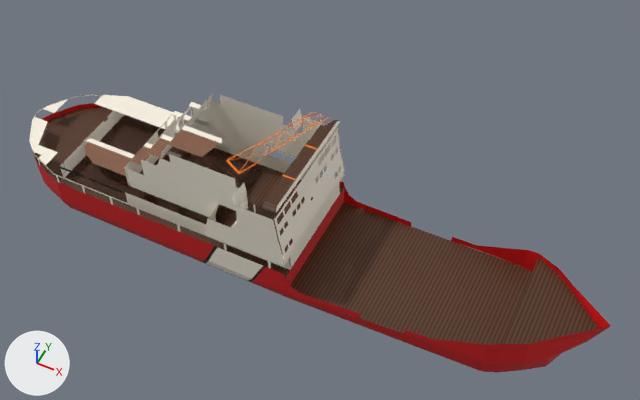
The Blender file coastguard-icebreaker.blend: old version first, new version second.
The view is the same before and after, from a 50 mm camera at (33.5, -57.9, 82.6) aimed at (4.9, -0.7, 11.0). Lighting does not change. The marker at lower left points along +X, +Y and +Z.

Names of what the first picture shows: 'Hull', 'Superstructure'.
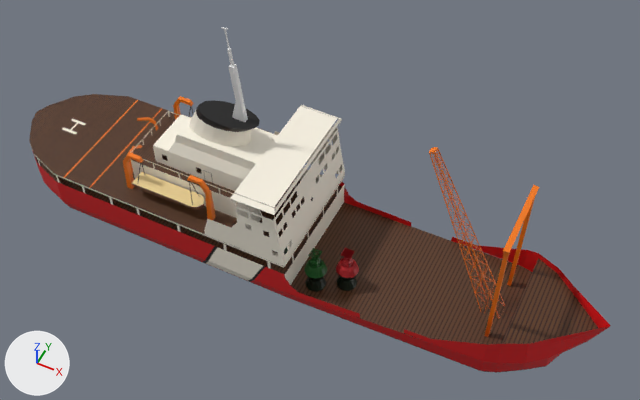
Where the newer file only moved an object's origin or applied its transform, the numbers keep the older frame.

Location of each change, [x1, y1, x2, y2] in pixels of the pictures (640 x 400 px):
'Superstructure', reshaped (8% taller)
    before: [29, 93, 345, 270]
    after: [29, 94, 345, 285]
'Stack', added
    after: [189, 100, 260, 147]
'Buoys', added
    after: [304, 248, 359, 291]
'Crane', added
    after: [429, 147, 505, 319]
'Derrick', added
    after: [484, 185, 539, 337]
'Whalers', added
    after: [132, 172, 204, 210]
'Davits', added
    after: [123, 96, 216, 220]
'Mast', added
    after: [222, 27, 248, 122]
'Rear hoist', added
    after: [128, 117, 158, 173]
part 1 of me_cube, deleted (red)
    before: [285, 187, 345, 285]
part 2 of me_cube_001, built on
    before: [44, 95, 345, 269]
    after: [44, 95, 345, 285]
part 3 of me_cube_001, surface changed
    before: [29, 93, 344, 270]
    after: [29, 94, 342, 266]

What changed in the scene script:
```text
Change me_cube:
    used by ob_hull; location = (0.0, 0.0, 1.0); scale = (35.6, 7.55, 1.0)
    verts and faces of me_cube; kept vertices keep their numbers, new ones are numbered from 148
    remove me_cube.from_pydata(...)  # 148 vertices, 143 faces, 1 loose edge; spans x -0.99..1.05, y -1.0..1.0, z -4.73..6.55
    add me_cube.from_pydata(...)  # 148 vertices, 142 faces, 1 loose edge; spans x -0.99..1.05, y -1.0..1.0, z -4.73..6.55
    me_cube part 1
    add delete_faces([(0, 12, 13, 2)])
Change me_cube_001:
    remove me_cube_001.from_pydata(...)  # 136 vertices, 120 faces; spans x -38.2..1.0, y -7.6..7.6, z -0.9..9.9
    add me_cube_001.from_pydata(...)  # 160 vertices, 144 faces; spans x -38.2..1.0, y -7.9..7.9, z -3.6..9.9
    me_cube_001 part 2
    24 vertices are removed from x -20.7..-4.6, y -7.6..7.6, z 1.2..9.6
    41 faces are deleted
    4 vertices in x 1.0, y -7.6..7.5, z 1.2..2.0 move by (0.0, 0.0, -0.1)
    3 vertices in x -15.2..-4.4, y -5.3, z 8.3..9.6 move by (0.0, 2.9, 0.0)
    3 vertices in x -15.2..-4.4, y 5.3, z 8.3..9.6 move by (0.0, -2.9, 0.0)
    22 vertices move from x -18.0..1.0, y -7.6..7.5, z -0.9..9.9 to x -18.0..1.0, y -7.9..7.9, z -1.0..9.9
    32 vertices are added at x -20.7..1.0, y -7.9..7.9, z -3.6..9.6
    6 new vertices lie (0.0, 0.0, -4.4) away from vertices in x -4.4, y -7.6..7.6, z 5.6
    5 new vertices lie (0.0, 0.0, -2.5) away from vertices in x -18.0..-4.4, y -5.3..5.3, z 5.6..6.8
    5 new vertices lie (0.0, 0.0, 1.0) away from vertices in x -18.0..-4.4, y -4.0..4.0, z 4.4
    65 new faces join them
    me_cube_001 part 3: 31 kept faces spanning x -38.2..1.0, y -7.6..7.6, z -1.0..9.9 get new texture (UV) coordinates
Add ob_rear_hoist:
    ob_rear_hoist = bpy.data.objects.new('Rear hoist', me_cube_005)  # 32 vertices, 28 faces; spans x -25.1..-18.9, y -10.1..9.5, z -8.6..3.2
    ob_rear_hoist.location = (-11.81, 0.0, 9.74)
    ob_rear_hoist.scale = (0.341, 0.341, 0.341)
Add ob_buoys:
    ob_buoys = bpy.data.objects.new('Buoys', me_cylinder)  # 424 vertices, 372 faces; spans x -1.01..4.62, y -2.76..1.38, z -2.33..2.96
    ob_buoys.location = (6.31, -3.54, 4.6)
Add ob_mast:
    ob_mast = bpy.data.objects.new('Mast', me_cube_009)  # 36 vertices, 34 faces; spans x -1.1..0.82, y -0.29..0.29, z -3.22..8.29
    ob_mast.location = (-4.88, 0.0, 21.59)
Add ob_crane:
    ob_crane = bpy.data.objects.new('Crane', me_cube_008)  # 8 vertices, 6 faces; spans x -1.5..1.3, y -1.0..1.0, z -7.9..14.7
    ob_crane.location = (22.51, 0.0, 9.78)
    ob_crane.rotation_euler = (0.0, -0.48, 0.0)  # degrees (0, -28, 0)
Add ob_whalers:
    ob_whalers = bpy.data.objects.new('Whalers', me_cube_007)  # 38 vertices, 36 faces; spans x -13.6..12.6, y -18.1..18.0, z -2.0..1.6
    ob_whalers.location = (-11.54, 0.02, 8.31)
    ob_whalers.scale = (0.341, 0.341, 0.341)
Add ob_davits:
    ob_davits = bpy.data.objects.new('Davits', me_cube_006)  # 128 vertices, 96 faces; spans x -16.9..16.9, y -17.4..17.5, z -8.7..8.4
    ob_davits.location = (-11.81, 0.0, 9.74)
    ob_davits.scale = (0.341, 0.341, 0.341)
Add ob_derrick:
    ob_derrick = bpy.data.objects.new('Derrick', me_cube_004)  # 24 vertices, 24 faces; spans x -1.2..1.2, y -7.2..6.8, z -10.3..13.1
    ob_derrick.location = (26.06, 0.15, 9.7)
    ob_derrick.scale = (0.258, 0.66, 0.66)
Add ob_stack:
    ob_stack = bpy.data.objects.new('Stack', me_cube_002)  # 48 vertices, 34 faces; spans x -4.35..4.58, y -1.75..1.75, z -1.59..1.65
    ob_stack.location = (-7.14, 0.0, 16.71)
```
